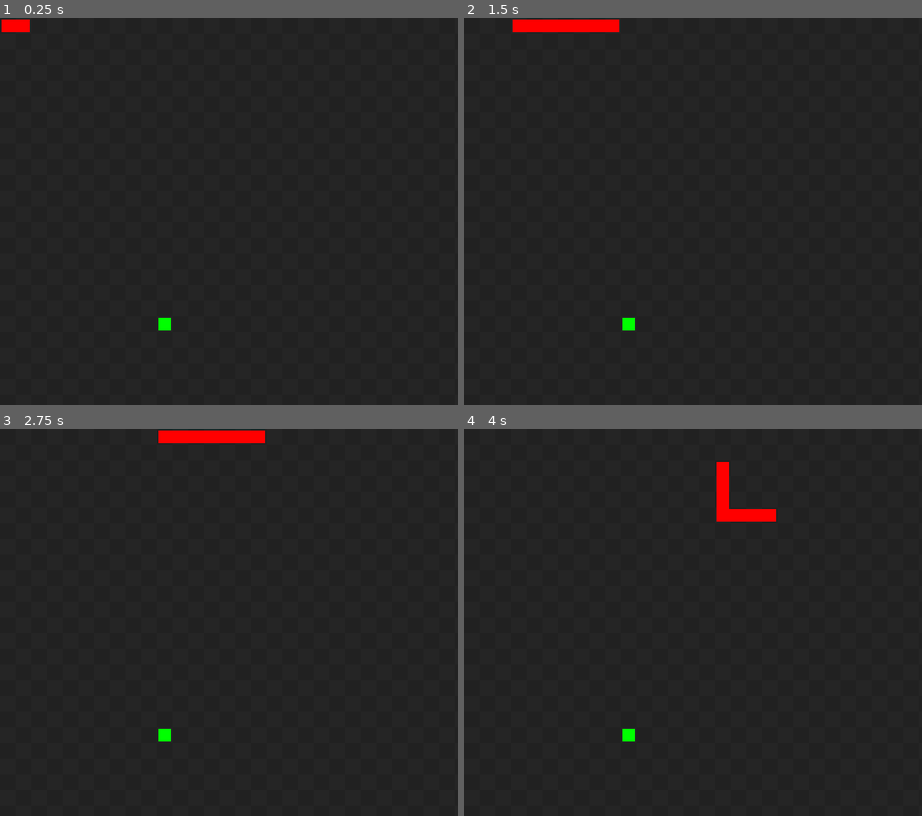
Above: before the commit, frames 1-4 (two rows, left to right).
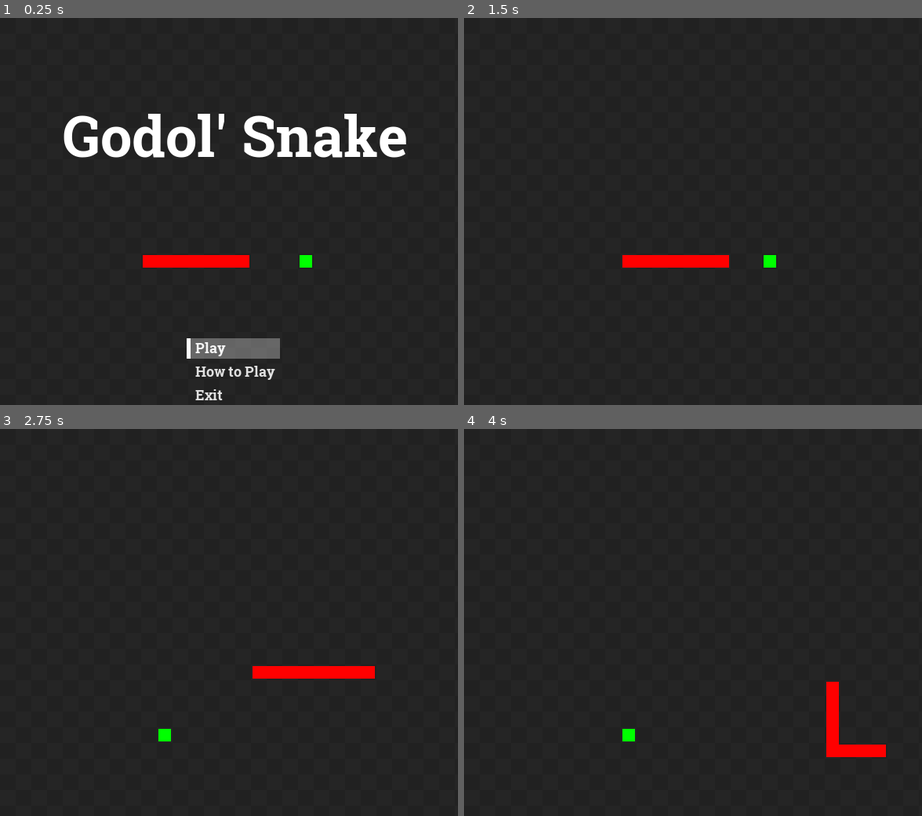
Above: after the commit, the same moments.

Repository: vesk4000/Godol-Snake
Game: Godot game, scene res://Level.tscn
The game is run twice, just before and just after one commit, with the same random seed, the same clock (stepped at 60 frames per second) and the same inputs.
Inputs (mouse positions are in pixels of both pictures, inside the frame that each line leads up to):
- Up to frame 1 (0.25 s): no input
- Up to frame 2 (1.5 s): click (697, 370) at 0.5 s, where only the run after the commit has a clickable "How to Play"; click (697, 346) at 1.25 s, where only the run after the commit has a clickable "Play"
- Up to frame 3 (2.75 s): move the mouse to (338, 641) at 2.02 s; hold Right (ui_right) from 2.03 s (still down)
- Up to frame 4 (4 s): move the mouse to (605, 688) at 2.77 s; release Right (ui_right) at 2.78 s; hold Down (ui_down) 2.78-3.53 s; move the mouse to (747, 560) at 3.52 s; hold Right (ui_right) from 3.53 s (still down)

The runs differ from the first frame. In frame 1, 6.3% of the frame differs, in the area x 0-89%, y 0-99%; in frame 2, 1.7%; in frame 3, 1.6%; in frame 4, 1.6%.

Commit message:
Almost finsished the Main Menu

Diff:
--- a/Godol' Snake/Fruit.gd
+++ b/Godol' Snake/Fruit.gd
@@ -8,7 +8,7 @@
 	$ColorRect.margin_right = Global.tile_size - Global.tile_padding
 	$ColorRect.margin_top = Global.tile_padding
 	$ColorRect.margin_bottom = Global.tile_size - Global.tile_padding
-	_new_position()
+	#_new_position()
 
 
 # Check if the fruit has been eaten
--- a/Godol' Snake/GUI.tscn
+++ b/Godol' Snake/GUI.tscn
@@ -8,11 +8,17 @@
 size = 72
 font_data = ExtResource( 1 )
 
-[sub_resource type="DynamicFont" id=2]
+[sub_resource type="StyleBoxEmpty" id=2]
+
+[sub_resource type="StyleBoxEmpty" id=3]
+
+[sub_resource type="StyleBoxEmpty" id=4]
+
+[sub_resource type="DynamicFont" id=5]
 size = 32
 font_data = ExtResource( 1 )
 
-[sub_resource type="DynamicFont" id=3]
+[sub_resource type="DynamicFont" id=6]
 size = 32
 font_data = ExtResource( 1 )
 
@@ -63,19 +69,24 @@
 [node name="Button" type="Button" parent="VBoxContainer/CenterContainer2/VBoxContainer"]
 margin_right = 78.0
 margin_bottom = 49.0
-custom_fonts/font = SubResource( 2 )
+custom_styles/hover = SubResource( 2 )
+custom_styles/pressed = SubResource( 3 )
+custom_styles/focus = SubResource( 4 )
+custom_fonts/font = SubResource( 5 )
 action_mode = 0
 text = "Play"
 flat = true
+align = 0
 script = ExtResource( 2 )
 
 [node name="Button2" type="Button" parent="VBoxContainer/CenterContainer2/VBoxContainer"]
 margin_top = 53.0
 margin_right = 78.0
 margin_bottom = 102.0
-custom_fonts/font = SubResource( 3 )
+custom_fonts/font = SubResource( 6 )
 text = "Quit"
 flat = true
+align = 0
 script = ExtResource( 3 )
 [connection signal="focus_entered" from="VBoxContainer/CenterContainer2/VBoxContainer/Button" to="VBoxContainer/CenterContainer2/VBoxContainer/Button" method="_on_Button_focus_entered"]
 [connection signal="focus_exited" from="VBoxContainer/CenterContainer2/VBoxContainer/Button" to="VBoxContainer/CenterContainer2/VBoxContainer/Button" method="_on_Button_focus_exited"]
--- a/Godol' Snake/Level.tscn
+++ b/Godol' Snake/Level.tscn
@@ -1,13 +1,19 @@
-[gd_scene load_steps=4 format=2]
+[gd_scene load_steps=5 format=2]
 
 [ext_resource path="res://SnakeHead.tscn" type="PackedScene" id=1]
 [ext_resource path="res://Fruit.tscn" type="PackedScene" id=2]
 [ext_resource path="res://Background.tscn" type="PackedScene" id=3]
+[ext_resource path="res://UI/MainMenu.tscn" type="PackedScene" id=4]
 
 [node name="Level" type="Node2D"]
 
 [node name="Background" parent="." instance=ExtResource( 3 )]
 
 [node name="SnakeHead" parent="." instance=ExtResource( 1 )]
+position = Vector2( 300, 300 )
 
 [node name="Fruit" parent="." instance=ExtResource( 2 )]
+position = Vector2( 380, 300 )
+
+[node name="Control" parent="." instance=ExtResource( 4 )]
+[connection signal="start_game" from="Control" to="SnakeHead" method="_on_Control_start_game"]
--- a/Godol' Snake/SnakeHead.gd
+++ b/Godol' Snake/SnakeHead.gd
@@ -1,5 +1,8 @@
 extends Node2D
 
+enum GameStates {PAUSED, RUNNING, END}
+var game_state = GameStates.PAUSED
+var game_has_started = false
 
 # Initialise direction
 var direction = Vector2(1, 0)
@@ -15,19 +18,37 @@
 const SnakeTail = preload("res://SnakeTail.tscn")
 var tail_to_add = 6
 var tail = []
-
+var _last_tail_pos
 
 func _ready():
 	Global.setup_rects(self)
 	if get_parent().has_node("Fruit"):
 		$"../Fruit".connect("was_eaten", self, "_eat_fruit")
 
+func _add_to_tail():
+	var _snake_tail = SnakeTail.instance()
+	get_node("../").add_child(_snake_tail)
+	tail.append(_snake_tail)
+	tail[tail.size() - 1].position = _last_tail_pos
 
 func _eat_fruit():
 	tail_to_add += 1
 
 
 func _process(_delta):
+	print(tail.size())
+	if game_state == GameStates.PAUSED and !game_has_started:
+		game_has_started = true
+		_last_tail_pos = position
+		for i in range(tail_to_add):
+			_last_tail_pos.x -= Global.tile_size
+			_add_to_tail()
+		tail_to_add = 0
+		_animate_snake()
+
+	if game_state != GameStates.RUNNING:
+		return
+
 	fps_counter += 1
 
 	# Handle direction
@@ -39,7 +60,6 @@
 
 		# Get the position of the very last element of the snake
 		# so that we can create a tail part behind the snake
-		var _last_tail_pos
 		if(tail.size() > 0):
 			_last_tail_pos = tail[tail.size() - 1].position
 		else:
@@ -56,10 +76,7 @@
 		# Add to the tail
 		if(tail_to_add > 0):
 			tail_to_add -= 1
-			var _snake_tail = SnakeTail.instance()
-			get_node("../").add_child(_snake_tail)
-			tail.append(_snake_tail)
-			tail[tail.size() - 1].position = _last_tail_pos
+			_add_to_tail()
 
 		# Move the snake's head
 		position.x += direction.x * Global.tile_size
@@ -67,23 +84,8 @@
 		position.x = Global.wrap(position.x, 0, Global.screen_width)
 		position.y = Global.wrap(position.y, 0, Global.screen_height)
 
-		# Animate Snake
-		# Animate Head
-		if tail.size() > 0:
-			_hide_rect(self)
-			_animate(self, tail[0])
-			_hide_rect(tail[0])
-			_animate(tail[0], self)
-		# Animate Tail
-		if tail.size() > 1:
-			_animate(tail[0], tail[1])
-			_hide_rect(tail[tail.size() - 1])
-			_animate(tail[tail.size() - 1], tail[tail.size() - 2])
-		if tail.size() > 2:
-			for i in range(1, tail.size() - 1):
-				_hide_rect(tail[i])
-				_animate(tail[i], tail[i + 1])
-				_animate(tail[i], tail[i - 1])
+	# Animate Snake
+	_animate_snake();
 
 
 func _set_direction():
@@ -115,6 +117,24 @@
 	if Global.wrap(_root.position.x - Global.tile_size, 0, Global.screen_width) == _check.position.x:
 		_get_left_rect(_root).show()
 
+func _animate_snake():
+	# Animate Head
+	if tail.size() > 0:
+		_hide_rect(self)
+		_animate(self, tail[0])
+		_hide_rect(tail[0])
+		_animate(tail[0], self)
+	# Animate Tail
+	if tail.size() > 1:
+		_animate(tail[0], tail[1])
+		_hide_rect(tail[tail.size() - 1])
+		_animate(tail[tail.size() - 1], tail[tail.size() - 2])
+	if tail.size() > 2:
+		for i in range(1, tail.size() - 1):
+			_hide_rect(tail[i])
+			_animate(tail[i], tail[i + 1])
+			_animate(tail[i], tail[i - 1])
+
 
 func _hide_rect(var _node):
 	_get_bottom_rect(_node).hide()
@@ -131,3 +151,7 @@
 	return _node.get_node("Rect/LeftColorRect")
 func _get_right_rect(var _node):
 	return _node.get_node("Rect/RightColorRect")
+
+
+func _on_Control_start_game():
+	game_state = GameStates.RUNNING
--- /dev/null
+++ b/Godol' Snake/UI/MainFont.tres
@@ -0,0 +1,9 @@
+[gd_resource type="DynamicFont" load_steps=2 format=2]
+
+[ext_resource path="res://RobotoSlab-Bold.ttf" type="DynamicFontData" id=1]
+
+[resource]
+size = 18
+extra_spacing_top = -3
+extra_spacing_bottom = -1
+font_data = ExtResource( 1 )
--- /dev/null
+++ b/Godol' Snake/UI/MainMenu.gd
@@ -0,0 +1,21 @@
+extends Control
+
+signal start_game
+# Declare member variables here. Examples:
+# var a = 2
+# var b = "text"
+
+
+# Called when the node enters the scene tree for the first time.
+func _ready():
+	pass # Replace with function body.
+
+
+# Called every frame. 'delta' is the elapsed time since the previous frame.
+#func _process(delta):
+#	pass
+
+
+func _on_Button_pressed():
+	emit_signal("start_game")
+	queue_free()
--- /dev/null
+++ b/Godol' Snake/UI/MainMenu.tscn
@@ -0,0 +1,70 @@
+[gd_scene load_steps=5 format=2]
+
+[ext_resource path="res://RobotoSlab-Bold.ttf" type="DynamicFontData" id=1]
+[ext_resource path="res://UI/MenuButton.tscn" type="PackedScene" id=2]
+[ext_resource path="res://UI/MainMenu.gd" type="Script" id=3]
+
+[sub_resource type="DynamicFont" id=1]
+size = 72
+font_data = ExtResource( 1 )
+
+[node name="Control" type="Control"]
+anchor_right = 1.0
+anchor_bottom = 1.0
+script = ExtResource( 3 )
+__meta__ = {
+"_edit_use_anchors_": false
+}
+
+[node name="VBoxContainer" type="VBoxContainer" parent="."]
+margin_right = 600.0
+margin_bottom = 600.0
+__meta__ = {
+"_edit_use_anchors_": false
+}
+
+[node name="CenterContainer" type="CenterContainer" parent="VBoxContainer"]
+margin_right = 600.0
+margin_bottom = 298.0
+size_flags_horizontal = 3
+size_flags_vertical = 3
+
+[node name="Label" type="Label" parent="VBoxContainer/CenterContainer"]
+margin_left = 80.0
+margin_top = 101.0
+margin_right = 520.0
+margin_bottom = 197.0
+custom_fonts/font = SubResource( 1 )
+text = "Godol' Snake"
+
+[node name="CenterContainer2" type="CenterContainer" parent="VBoxContainer"]
+margin_top = 302.0
+margin_right = 600.0
+margin_bottom = 600.0
+size_flags_horizontal = 3
+size_flags_vertical = 3
+
+[node name="VBoxContainer" type="VBoxContainer" parent="VBoxContainer/CenterContainer2"]
+margin_left = 243.0
+margin_top = 106.0
+margin_right = 357.0
+margin_bottom = 192.0
+
+[node name="Button" parent="VBoxContainer/CenterContainer2/VBoxContainer" instance=ExtResource( 2 )]
+margin_right = 114.0
+margin_bottom = 26.0
+text = "Play"
+default_for_focus = true
+
+[node name="Button2" parent="VBoxContainer/CenterContainer2/VBoxContainer" instance=ExtResource( 2 )]
+margin_top = 30.0
+margin_right = 114.0
+margin_bottom = 56.0
+text = "How to Play"
+
+[node name="Button3" parent="VBoxContainer/CenterContainer2/VBoxContainer" instance=ExtResource( 2 )]
+margin_top = 60.0
+margin_right = 114.0
+margin_bottom = 86.0
+text = "Exit"
+[connection signal="pressed" from="VBoxContainer/CenterContainer2/VBoxContainer/Button" to="." method="_on_Button_pressed"]
--- /dev/null
+++ b/Godol' Snake/UI/MenuButton.gd
@@ -0,0 +1,16 @@
+extends Button
+
+export var default_for_focus = false
+const left_rect_width = 5
+
+func _ready():
+	if default_for_focus:
+		self.grab_focus()
+
+func _draw():
+	if self.get_focus_owner() == self:
+		draw_rect(Rect2(0, 0, rect_size.x, rect_size.y), Color(1, 1, 1, 0.3));
+		draw_rect(Rect2(-left_rect_width, 0, left_rect_width, rect_size.y), Color(1, 1, 1, 1));
+
+func _on_Button_mouse_entered():
+	self.grab_focus();
--- /dev/null
+++ b/Godol' Snake/UI/MenuButton.tscn
@@ -0,0 +1,20 @@
+[gd_scene load_steps=4 format=2]
+
+[ext_resource path="res://UI/MainFont.tres" type="DynamicFont" id=1]
+[ext_resource path="res://UI/MenuButton.gd" type="Script" id=2]
+
+[sub_resource type="StyleBoxEmpty" id=1]
+
+[node name="Button" type="Button"]
+margin_right = 12.0
+margin_bottom = 20.0
+custom_styles/focus = SubResource( 1 )
+custom_fonts/font = ExtResource( 1 )
+text = "Button"
+flat = true
+align = 0
+script = ExtResource( 2 )
+__meta__ = {
+"_edit_use_anchors_": false
+}
+[connection signal="mouse_entered" from="." to="." method="_on_Button_mouse_entered"]
Not shown: 1 places in Godol' Snake/GUI.tscn that only renumber resources
